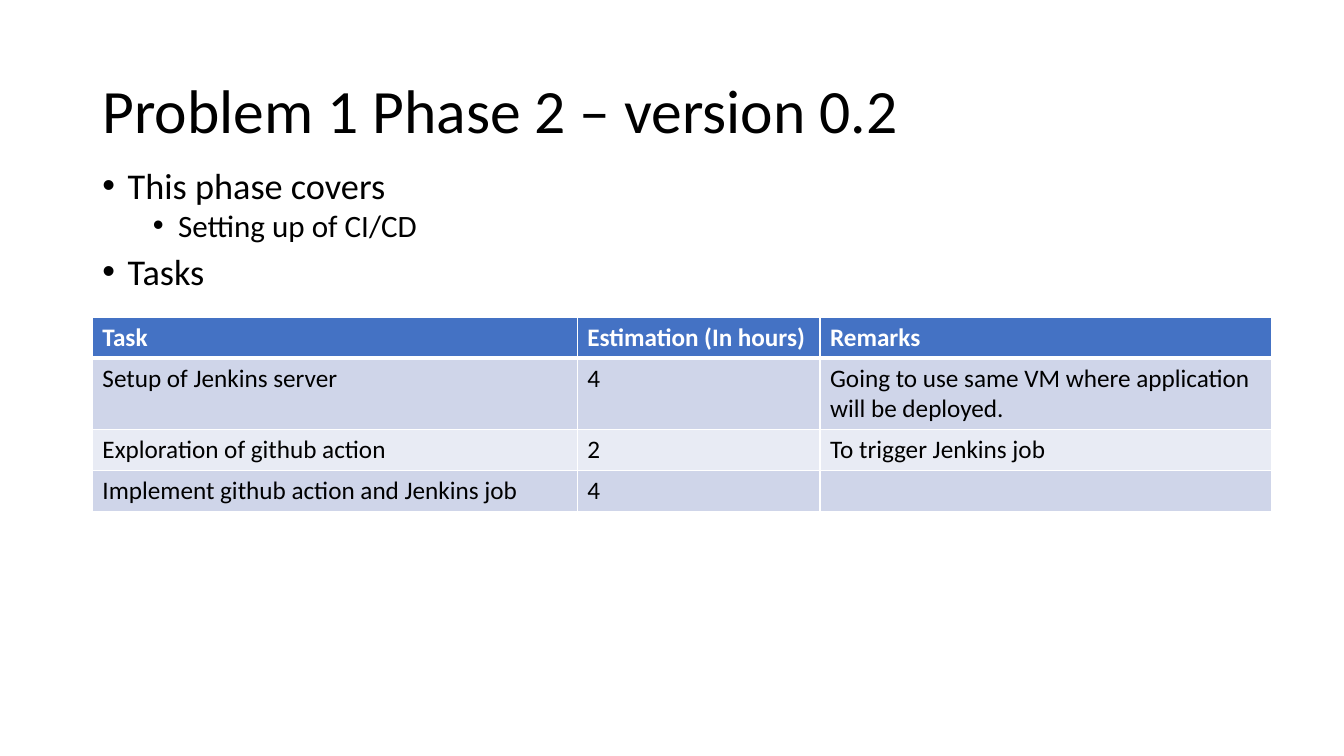
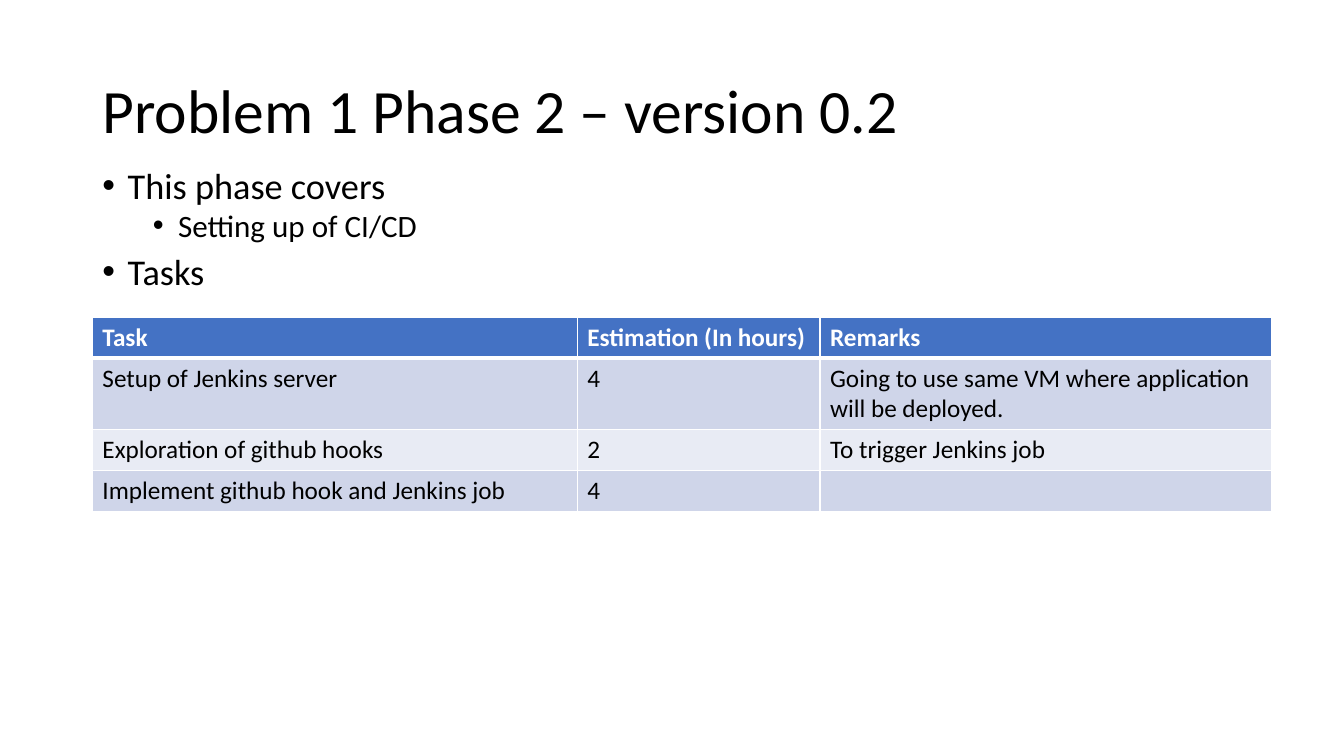
Before and after one commit to ajayksri/hellogene, a slide deck: slide 7 of docs/hello_service.pptx. Drawn at 1344x756 pixels with LibreOffice and Linux fonts; fonts in the diff are those of the drawing. Boxes give left, top, right and bottom in pixels: in the first picture for what was removed or moved away, otherwise in the second. Text is boxed around its words. In the diff, an @@ line names an element or a change of style, - is before the commit and + after.

Commit message:
Check if CI/CD is triggered on main branch too.

```diff
--- a/docs/hello_service.pptx
+++ b/docs/hello_service.pptx
@@ table at (x1=93, y1=318, x2=1272, y2=511) @@
-row 3, column 1: Exploration of github action
+row 3, column 1: Exploration of github hooks
-row 4, column 1: Implement github action and Jenkins job
+row 4, column 1: Implement github hook and Jenkins job
```
